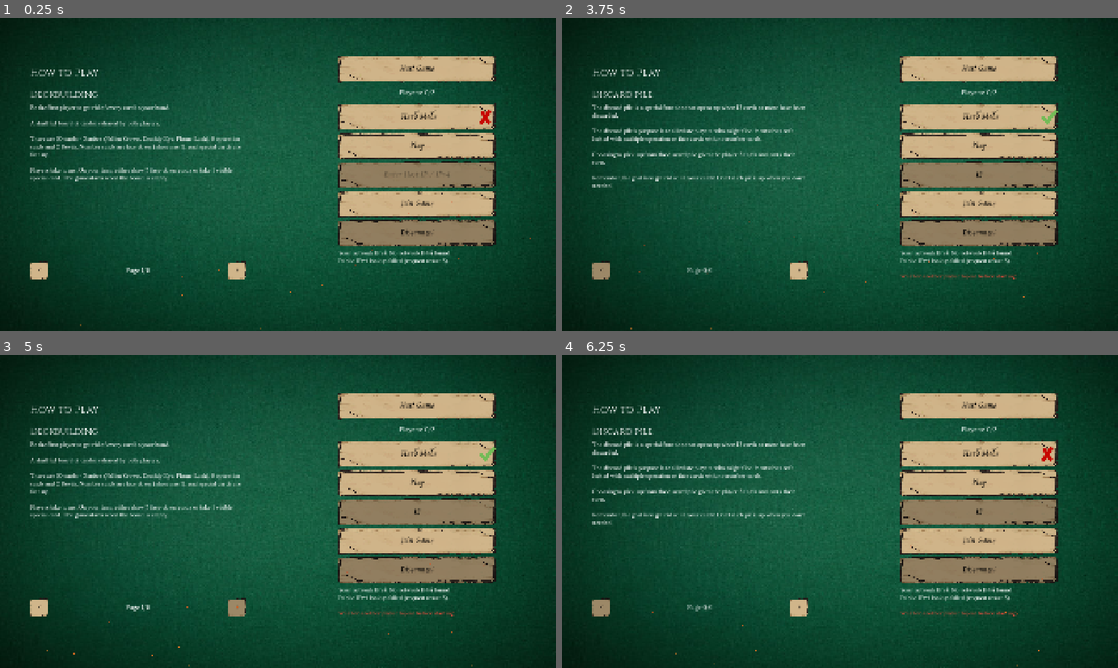
Above: before the commit, frames 1-4 (two rows, left to right).
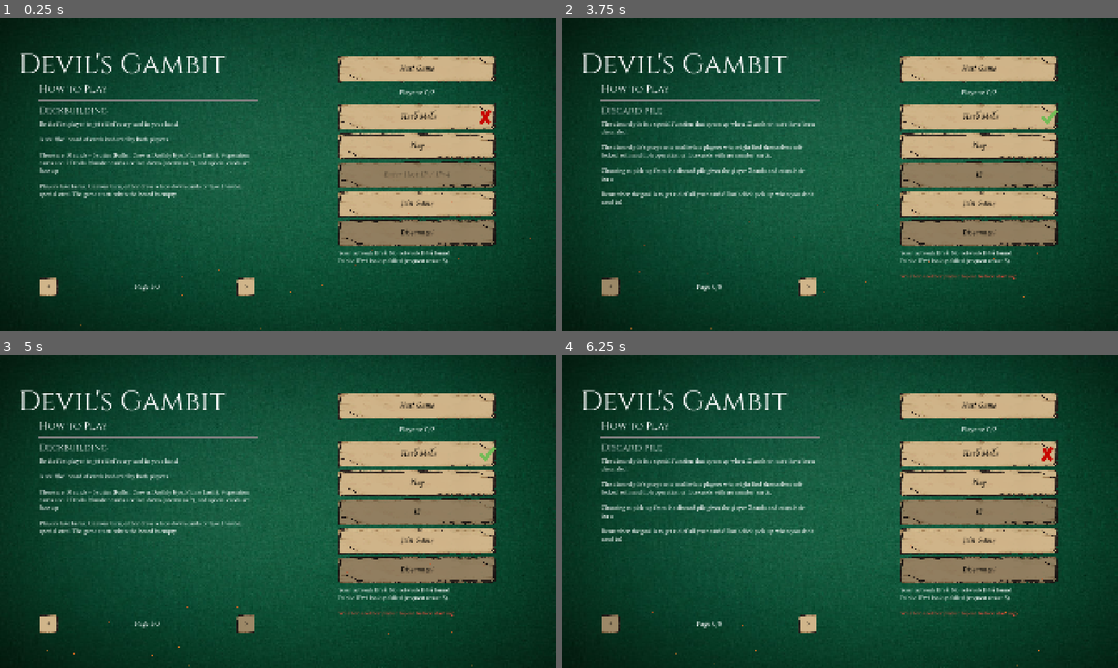
Above: after the commit, the same moments.

Repository: amechanos/Prototype-3
Game: Godot game, scene res://network_testing.tscn
Two runs of this game, one before a commit and one after it. Both use one fixed random seed, a clock stepped at 60 frames per second and the inputs below.
Inputs (mouse positions are in pixels of both pictures, inside the frame that each line leads up to):
- Up to frame 1 (0.25 s): no input
- Up to frame 2 (3.75 s): click (979, 174) at 0.52 s; type "12" at 0.6 s; click "Play" at 1.25 s; click "Play" at 2 s; click "Hard Mode" at 2.75 s; click "<" at 3.5 s
- Up to frame 3 (5 s): click ">" at 4.25 s
- Up to frame 4 (6.25 s): click "Hard Mode" at 5 s; click "<" at 5.75 s

The runs differ from the first frame. In frame 1, 5.2% of the frame differs, in the area x 3-47%, y 11-89%; in frame 2, 5.8%; in frame 3, 5.2%; in frame 4, 5.8%.

Commit message:
Title

Diff:
--- a/network_testing.tscn
+++ b/network_testing.tscn
@@ -240,7 +240,10 @@
 anchors_preset = 15
 anchor_right = 1.0
 anchor_bottom = 1.0
-offset_right = -960.0
+offset_left = 32.0
+offset_top = 176.0
+offset_right = -928.0
+offset_bottom = -64.0
 grow_horizontal = 2
 grow_vertical = 2
 
@@ -337,6 +340,7 @@
 offset_right = 40.0
 offset_bottom = 40.0
 mouse_filter = 2
+metadata/_edit_lock_ = true
 
 [node name="TextureRect" type="TextureRect" parent="background" unique_id=1622278434]
 z_index = -2
@@ -346,6 +350,21 @@
 offset_bottom = 1080.0
 mouse_filter = 2
 texture = ExtResource("9_h8pix")
+metadata/_edit_lock_ = true
+
+[node name="Label" type="Label" parent="." unique_id=1547962882]
+layout_mode = 0
+offset_left = 64.0
+offset_top = 96.0
+offset_right = 1088.0
+offset_bottom = 256.0
+theme_override_colors/font_shadow_color = Color(0, 0, 0, 0)
+theme_override_constants/shadow_offset_x = 15
+theme_override_constants/shadow_offset_y = 10
+theme_override_constants/shadow_outline_size = 10
+theme_override_fonts/font = ExtResource("4_y6yyj")
+theme_override_font_sizes/font_size = 96
+text = "Devil's Gambit"
 
 [connection signal="pressed" from="CenterContainer/PanelContainer/MarginContainer/Content/HostButton" to="." method="_on_host_pressed"]
 [connection signal="toggled" from="CenterContainer/PanelContainer/MarginContainer/Content/HardModeButton" to="." method="_on_hard_mode_toggled"]
